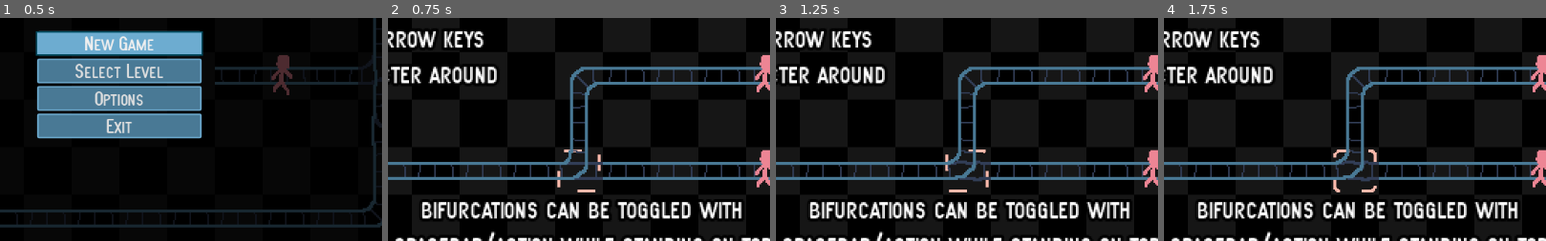
Above: before the commit, frames 1-4 (left to right).
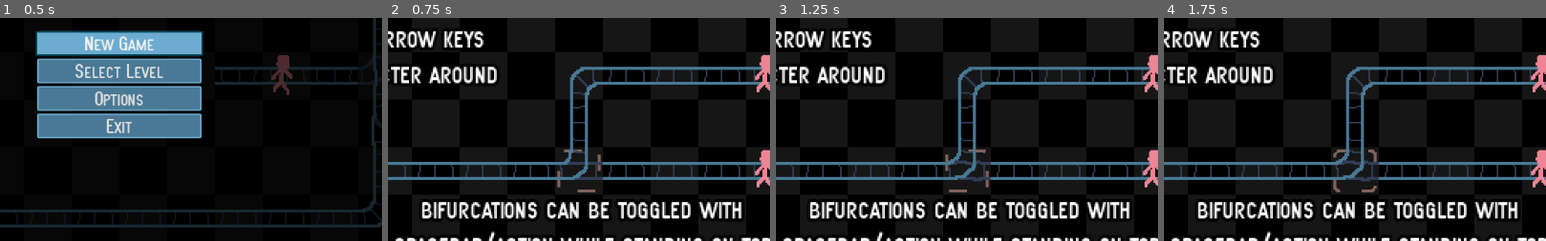
Above: after the commit, the same moments.

Repository: albertnez/ld50
Game: Godot game, scene res://scenes/main_menu_handler.tscn
Same seed, same stepped clock (60 frames per second), same inputs: the game is played once before the commit and once after it.
Inputs (mouse positions are % of the whole screen's width and height, from its top left):
- Up to frame 1 (0.5 s): no input
- Up to frame 2 (0.75 s): click "New Game" at 0.5 s
- Up to frame 3 (1.25 s): no input
- Up to frame 4 (1.75 s): click (93, 5) at 1.25 s
The pictures show only the part of the screen within x 34-84%, y 35-85%; the shares and areas given below are measured in that part.

Frame 1 is identical in both runs. In frame 2, 0.2% of the frame differs, in the area x 44-56%, y 58-79%; in frame 3, 0.2%; in frame 4, 0.3%.

Commit message:
tilemap hinting is now a bit more transparent

Diff:
--- a/scenes/tilemap.tscn
+++ b/scenes/tilemap.tscn
@@ -190,7 +190,7 @@
 
 [node name="ActionHoverIndicator" type="AnimatedSprite" parent="."]
 frames = SubResource( 26 )
-frame = 8
+frame = 5
 playing = true
 
 [node name="TrolleyWarningTimer" type="Timer" parent="."]
@@ -198,10 +198,11 @@
 
 [node name="LevelTileHintSprite" type="AnimatedSprite" parent="."]
 visible = false
+self_modulate = Color( 1, 1, 1, 0.462745 )
 show_behind_parent = true
 scale = Vector2( 0.91, 0.91 )
 frames = SubResource( 15 )
-frame = 4
+frame = 7
 playing = true
 
 [node name="LineDrawers" type="Node2D" parent="."]
